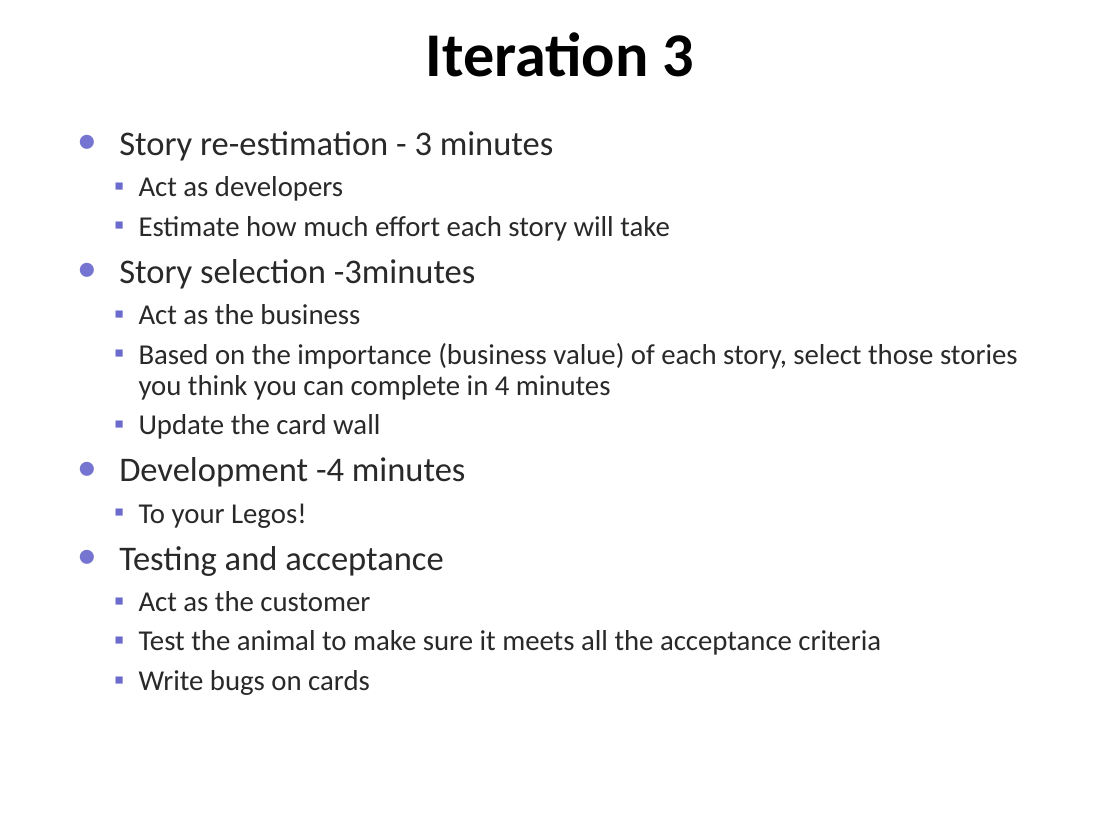
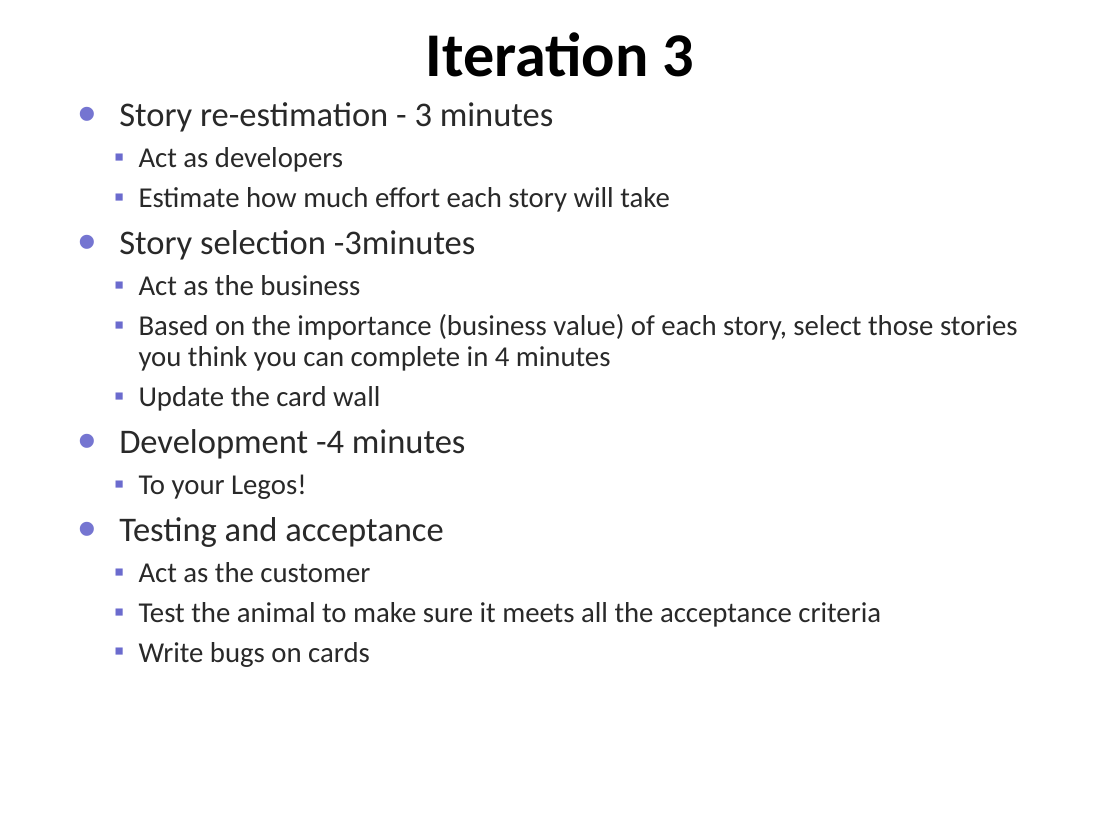
Before and after one commit to ThoughtWorksInc/TWTraining, a slide deck: slide 12 of Agile Fundamentals for Product Owner/09-Animal building.ppt. Drawn at 1120x840 pixels with LibreOffice and Linux fonts; fonts in the diff are those of the drawing; background and template pictures are left out. Boxes give left, top, right and bottom in pixels: in the first picture for what was removed or moved away, otherwise in the second. Text is boxed around its words. In the diff, an @@ line names an element or a change of style, - is before the commit and + after.

```diff
--- a/Agile Fundamentals for Product Owner/09-Animal building.ppt
+++ b/Agile Fundamentals for Product Owner/09-Animal building.ppt
@@ text "Story re-estimation - 3 minutes": place and size @@
-text "Story re-estimation - 3 minutes" at [119,131,1018,695]
+text "Story re-estimation - 3 minutes" at [119,102,1018,667]
```
Also in this commit, not shown: 2 other slides changed, 3 other files.
